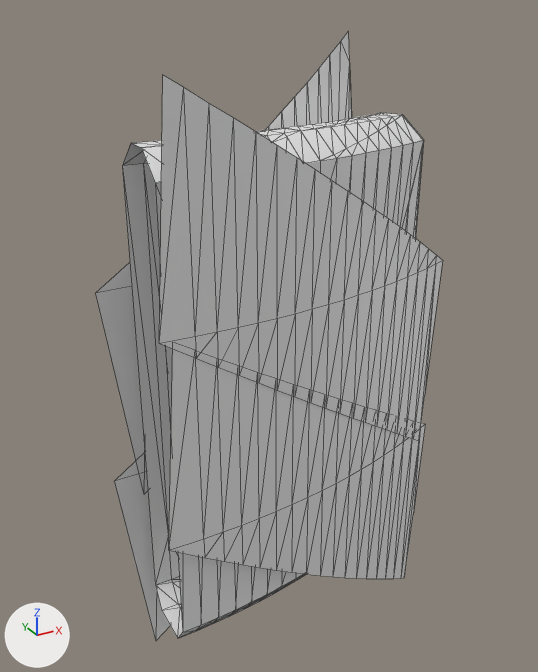
One commit to the glTF model Structures Plus/models/c90part_bc1fe30a0f8ac202c890785c.glb: the scene before it, then after it.
Rendered twice from a camera (50 mm lens) standing at (-1.515, -2.5, 1.99) and looking at (-0.614, -0.861, 1.171). The lights are fixed; the arrows at lower left show +X, +Y and +Z. The first picture is the older version. Mesh edges are drawn as thin lines. Vertices at exactly the same position are counted once.
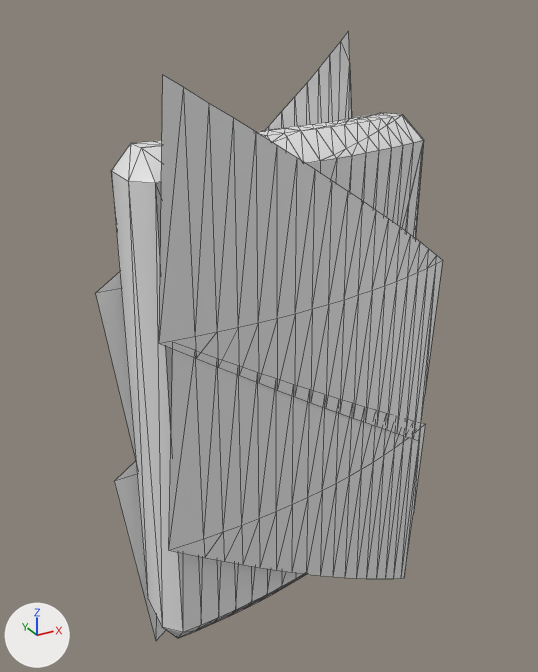
Changed parts and their boxes (x1, y1, x2, y2) in the pictures (538 x 672 px):
part 1 of me_mesh_0, added: after (111, 143, 183, 639)

The change, as a diff of the scene's bpy script:
```diff
--- a/Structures Plus/models/c90part_bc1fe30a0f8ac202c890785c.glb.py
+++ b/Structures Plus/models/c90part_bc1fe30a0f8ac202c890785c.glb.py
@@ me_mesh_0 @@
 # used by ob_cube; location = (0.0, 0.0, 0.0)
-me_mesh_0.from_pydata(...)  # 504 vertices, 831 faces; spans x -1.08..-0.09, y -1.14..-0.71, z 0.22..1.94
+me_mesh_0.from_pydata(...)  # 508 vertices, 845 faces; spans x -1.08..-0.09, y -1.14..-0.71, z 0.22..1.94
+# me_mesh_0 part 1
+# 4 vertices are added at (-1.04, -0.94, 1.67), (-1.04, -1.06, 1.67), (-1.04, -0.94, 0.5), (-1.04, -1.06, 0.5)
+# 14 new faces join them, mat_thatch (white #e7e7e7)
 me_mesh_0.materials.append(mat_thatch)
```
